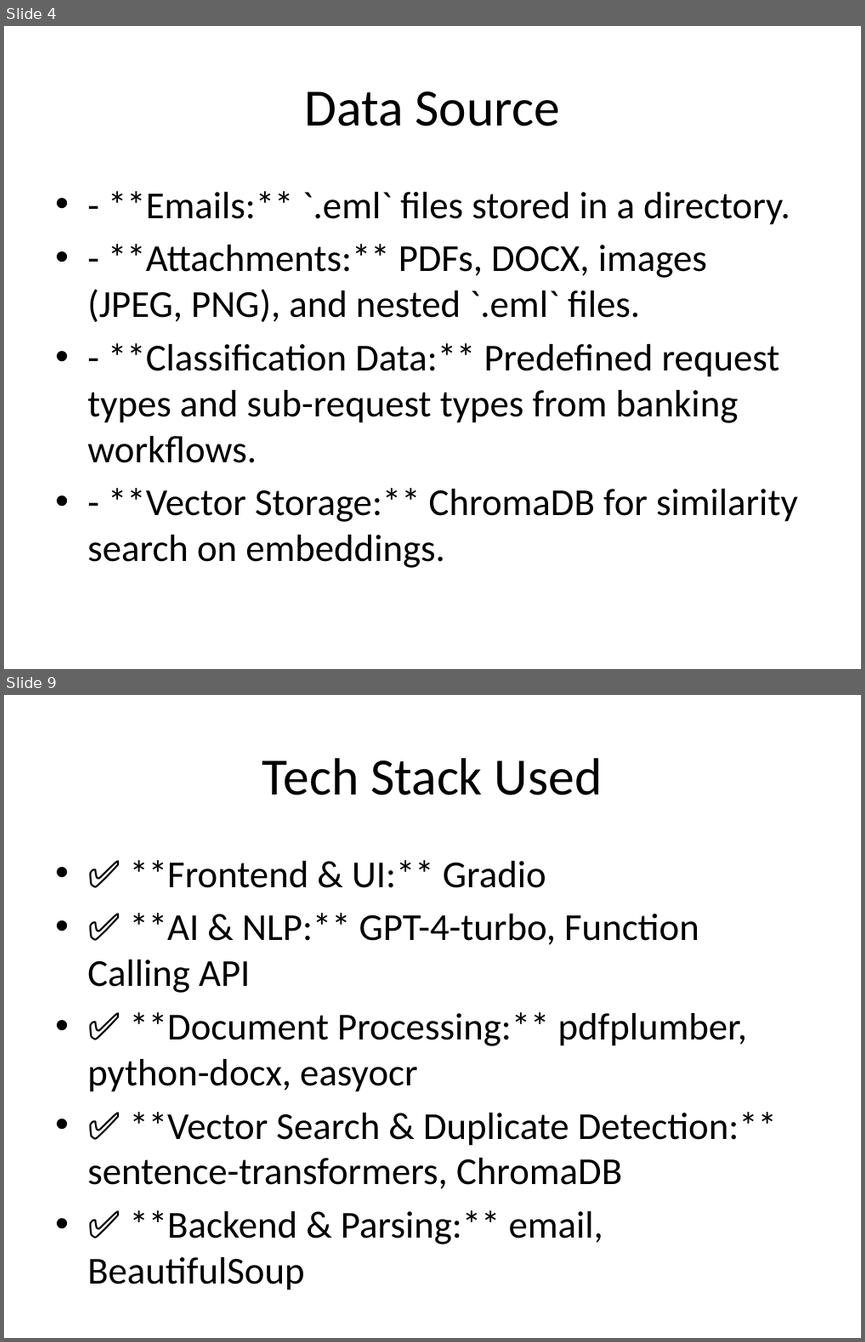
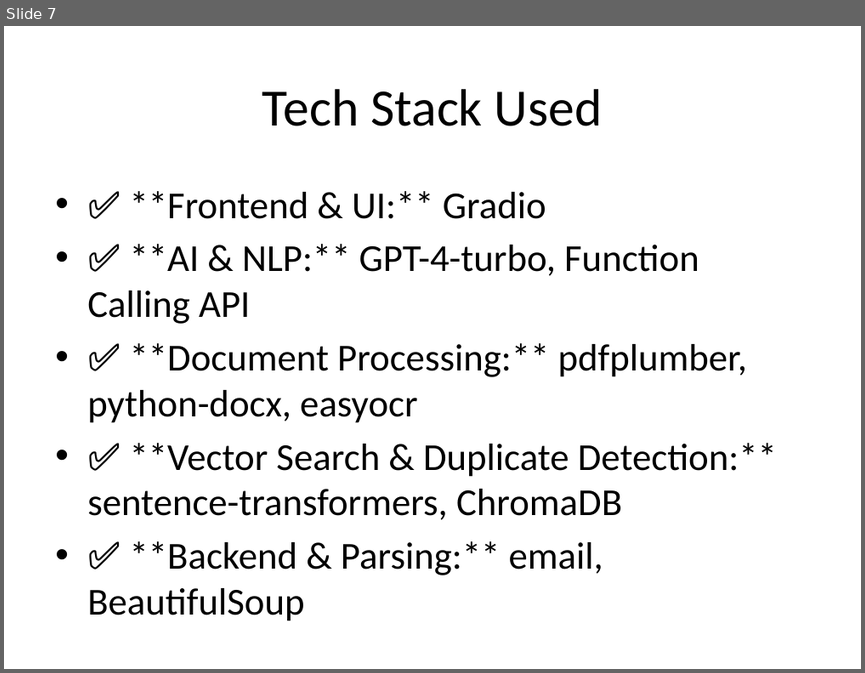
Before and after one commit to ewfx/gaied-ai-sparklers, a slide deck: artifacts/arch/AI_Email_Classification_Presentation.pptx. Shown one above the other, each under a label of ours: slides 4 and 9 before the commit, slide 7 after it; the slides between them are not shown. The pictures are 865x1342 and 865x673 pixels, drawn with LibreOffice and Linux fonts; fonts in the diff are those of the drawing. Boxes give left, top, right and bottom in pixels: in the first picture for what was removed or moved away, otherwise in the second. Text is boxed around its words. In the diff, an @@ line names an element or a change of style, - is before the commit and + after.

```diff
--- a/artifacts/arch/AI_Email_Classification_Presentation.pptx
+++ b/artifacts/arch/AI_Email_Classification_Presentation.pptx
@@ slide 4 removed at [4, 26, 861, 669], background #FFFFFF @@
@@ title removed at [305, 91, 560, 126] @@
-Data Source
@@ text removed at [87, 191, 798, 567] @@
-• - **Emails:** `.eml` files stored in a directory.
-• - **Attachments:** PDFs, DOCX, images (JPEG, PNG), and nested `.eml` files.
-• - **Classification Data:** Predefined request types and sub-request types from banking workflows.
-• - **Vector Storage:** ChromaDB for similarity search on embeddings.
@@ what was slide 9 is now slide 7 @@
```
Also in this commit, not shown: 5 slides changed, 1 slide added, 3 other slides removed, 2 other files.
